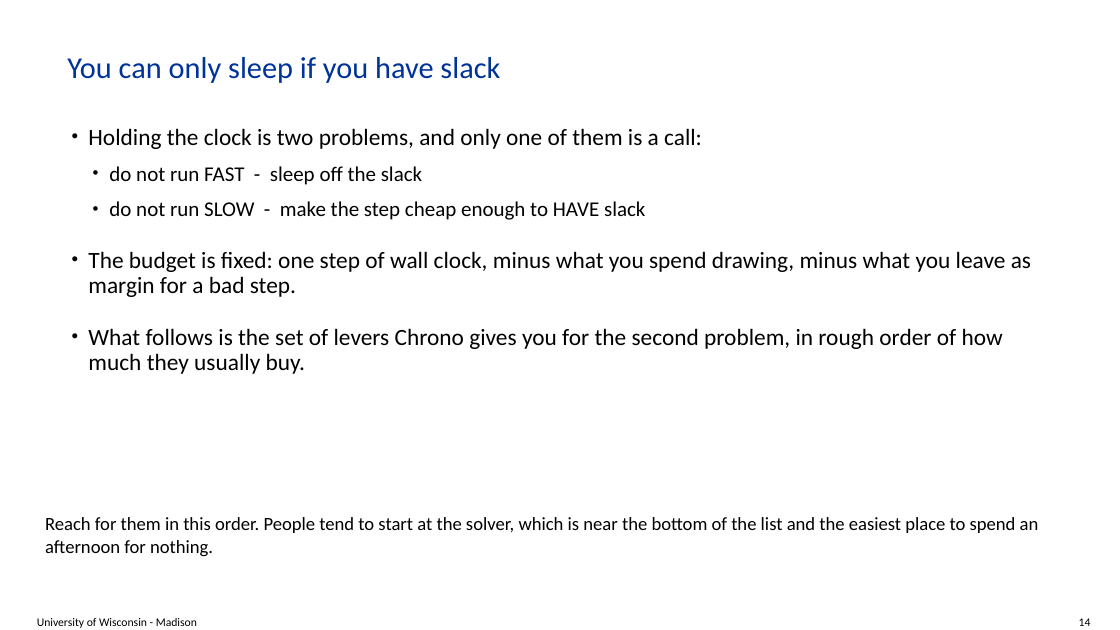
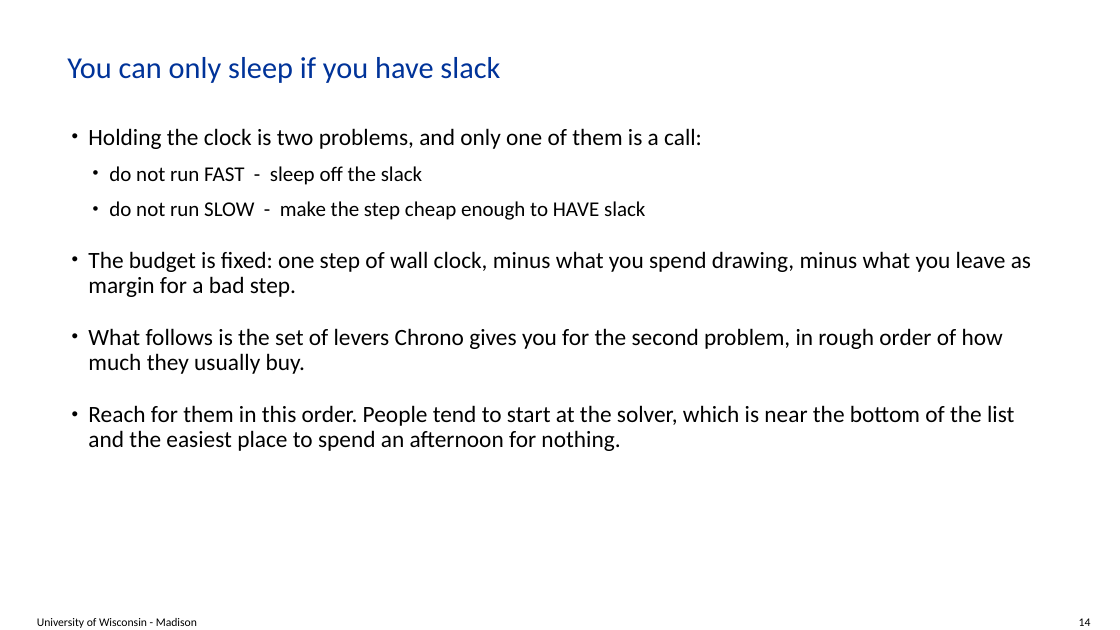
Before and after one commit to ksha23/chrono-hil-tutorial, a slide deck: slide 14 of tutorial_HIL_driver.pptx. Drawn at 1120x630 pixels with LibreOffice and Linux fonts; fonts in the diff are those of the drawing; background and template pictures are left out. Boxes give left, top, right and bottom in pixels: in the first picture for what was removed or moved away, otherwise in the second. Text is boxed around its words. In the diff, an @@ line names an element or a change of style, - is before the commit and + after.

```diff
--- a/tutorial_HIL_driver.pptx
+++ b/tutorial_HIL_driver.pptx
@@ text at (88, 405, 1014, 451): paragraph added @@
+• Reach for them in this order. People tend to start at the solver, which is near the bottom of the list and the easiest place to spend an afternoon for nothing.
@@ text removed at (45, 517, 1039, 557) @@
-Reach for them in this order. People tend to start at the solver, which is near the bottom of the list and the easiest place to spend an afternoon for nothing.
```
Also in this commit, not shown: 16 other slides changed, 2 other files.
